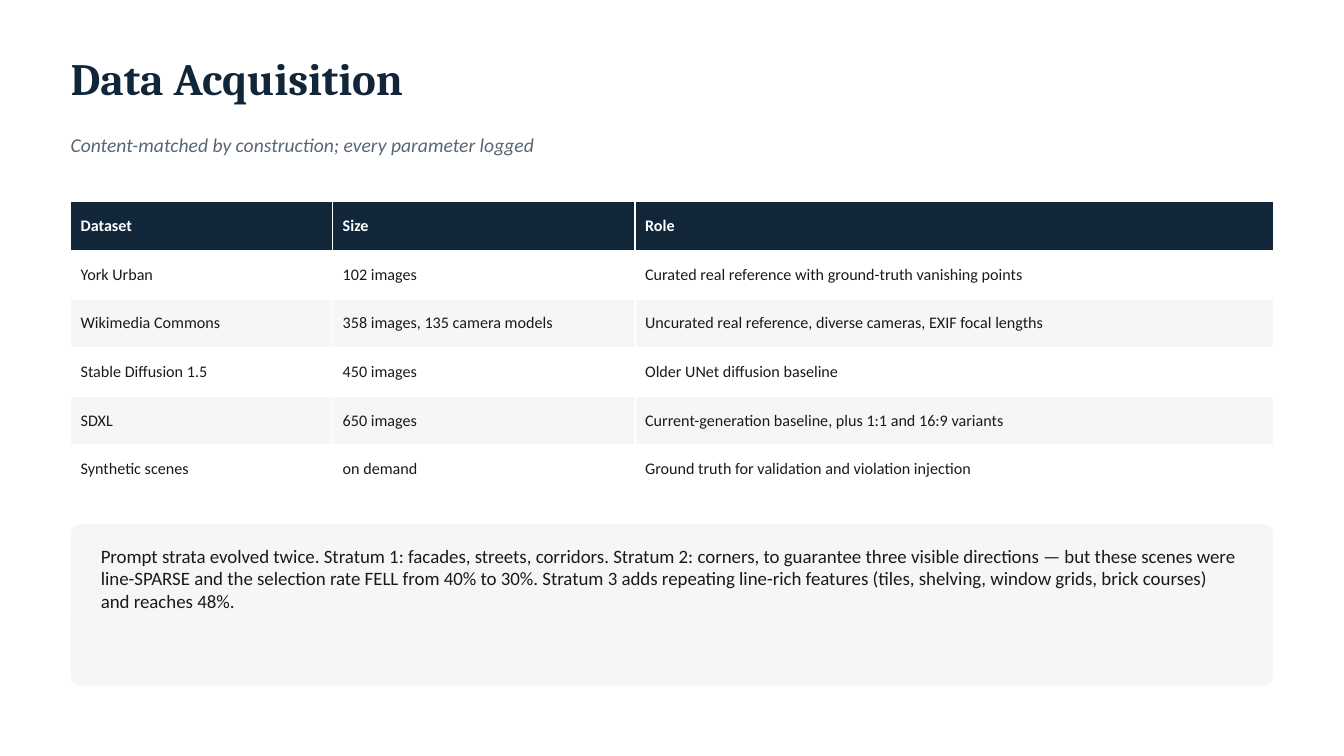
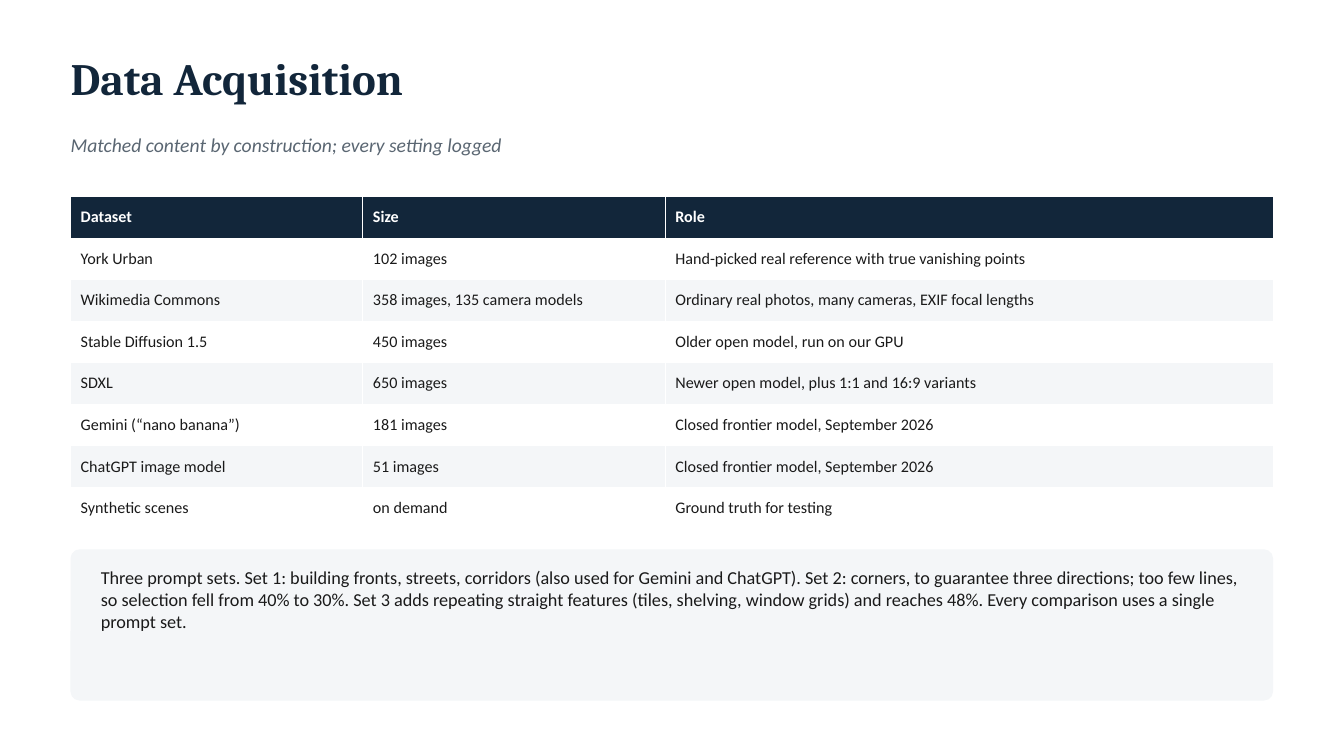
Before and after one commit to eesha5/vanishing-truth, a slide deck: slide 10 of docs/report/CA3_Presentation_Geometric_Consistency.pptx. Drawn at 1344x756 pixels with LibreOffice and Linux fonts; fonts in the diff are those of the drawing. Boxes give left, top, right and bottom in pixels: in the first picture for what was removed or moved away, otherwise in the second. Text is boxed around its words. In the diff, an @@ line names an element or a change of style, - is before the commit and + after.

```diff
--- a/docs/report/CA3_Presentation_Geometric_Consistency.pptx
+++ b/docs/report/CA3_Presentation_Geometric_Consistency.pptx
@@ text at <box>71,138,501,156</box>: text changed @@
-Content-matched by construction; every parameter logged
+Matched content by construction; every setting logged
@@ table at <box>71,197,1273,529</box> @@
-row 2: York Urban | 102 images | Curated real reference with ground-truth vanishing points
-row 3: Wikimedia Commons | 358 images, 135 camera models | Uncurated real reference, diverse cameras, EXIF focal lengths
-row 4: Stable Diffusion 1.5 | 450 images | Older UNet diffusion baseline
-row 5: SDXL | 650 images | Current-generation baseline, plus 1:1 and 16:9 variants
-row 6: Synthetic scenes | on demand | Ground truth for validation and violation injection
+row 2: York Urban | 102 images | Hand-picked real reference with true vanishing points
+row 3: Wikimedia Commons | 358 images, 135 camera models | Ordinary real photos, many cameras, EXIF focal lengths
+row 4: Stable Diffusion 1.5 | 450 images | Older open model, run on our GPU
+row 5: SDXL | 650 images | Newer open model, plus 1:1 and 16:9 variants
+row 6: Gemini (“nano banana”) | 181 images | Closed frontier model, September 2026
+row 7: ChatGPT image model | 51 images | Closed frontier model, September 2026
+row 8: Synthetic scenes | on demand | Ground truth for testing
@@ table: place and size @@
-table at <box>71,202,1273,494</box>
+table at <box>71,197,1273,529</box>
@@ rounded rectangle: place and size @@
-rounded rectangle at <box>71,524,1273,686</box>
+rounded rectangle at <box>71,549,1273,701</box>
@@ text at <box>101,571,1238,631</box>: text changed; size 13.5 to 13 pt @@
-Prompt strata evolved twice. Stratum 1: facades, streets, corridors. Stratum 2: corners, to guarantee three visible directions — but these scenes were line-SPARSE and the selection rate FELL from 40% to 30%. Stratum 3 adds repeating line-rich features (tiles, shelving, window grids, brick courses) and reaches 48%.
+Three prompt sets. Set 1: building fronts, streets, corridors (also used for Gemini and ChatGPT). Set 2: corners, to guarantee three directions; too few lines, so selection fell from 40% to 30%. Set 3 adds repeating straight features (tiles, shelving, window grids) and reaches 48%. Every comparison uses a single prompt set.
```
Also in this commit, not shown: 17 other slides changed, 3 slides added, 2 slides removed, 7 other files.
